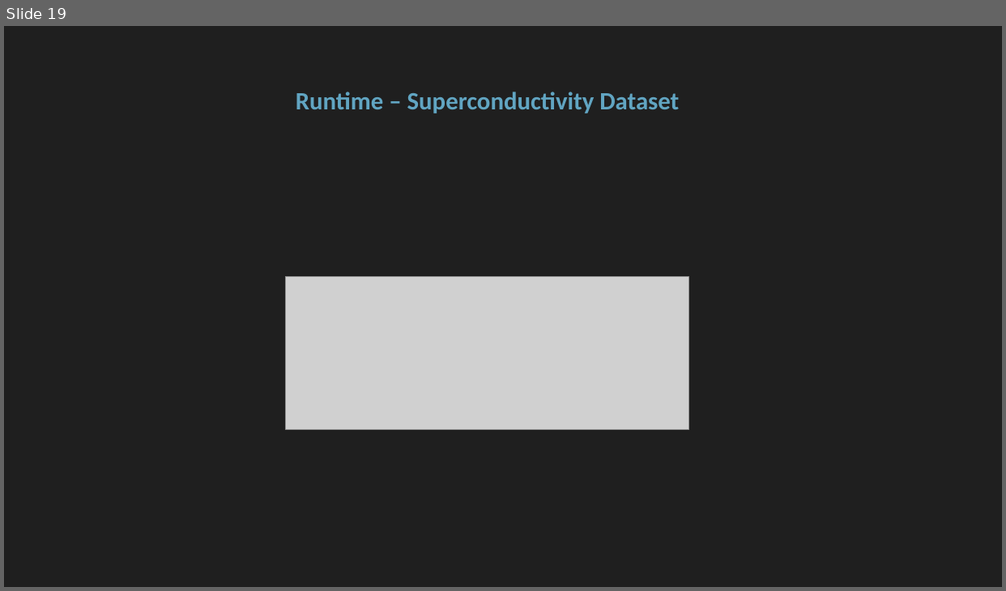
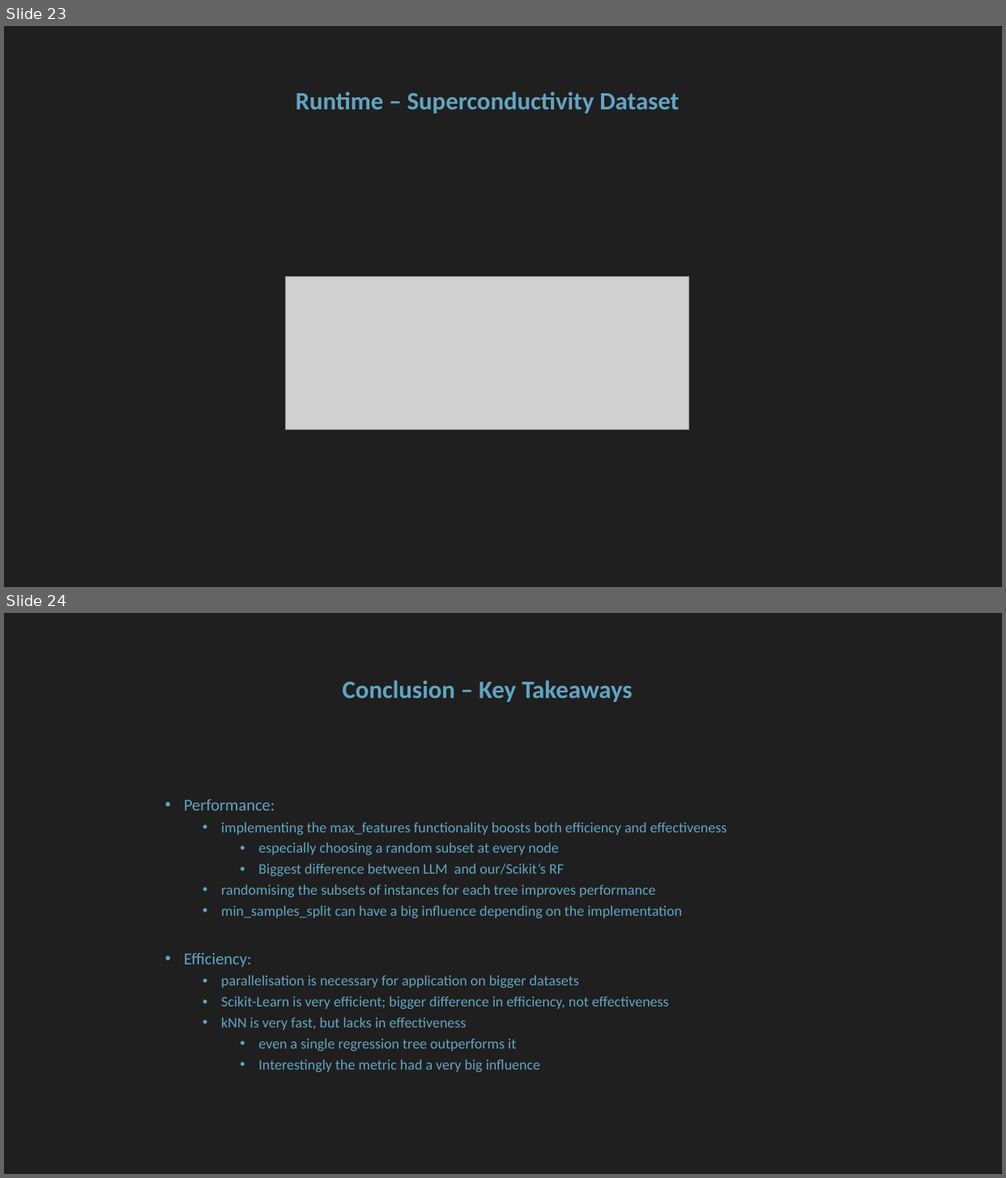
Before and after one commit to floengl/Machine-Learning, a slide deck: Exercise_2/Exercie2_slides.pptx. Shown one above the other, each under a label of ours: slide 19 before the commit, slides 23 and 24 after it. The pictures are 1006x591 and 1006x1178 pixels, drawn with LibreOffice and Linux fonts; fonts in the diff are those of the drawing; grey boxes stand for pictures. Boxes give left, top, right and bottom in pixels: in the first picture for what was removed or moved away, otherwise in the second. Text is boxed around its words. In the diff, an @@ line names an element or a change of style, - is before the commit and + after.

```diff
--- a/Exercise_2/Exercie2_slides.pptx
+++ b/Exercise_2/Exercie2_slides.pptx
@@ slide 24 added at [4,613,1002,1174], background #1F1F1F @@
@@ title added at [343,680,632,702], 24 pt, text #61A5C2, bold @@
+Conclusion – Key Takeaways
@@ text added at [184,799,727,1072], 14 pt, text #61A5C2 @@
+• Performance:
+  • implementing the max_features functionality boosts both efficiency and effectiveness
+    • especially choosing a random subset at every node
+    • Biggest difference between LLM and our/Scikit’s RF
+  • randomising the subsets of instances for each tree improves performance
+  • min_samples_split can have a big influence depending on the implementation
+• Efficiency:
+  • parallelisation is necessary for application on bigger datasets
+  • Scikit-Learn is very efficient; bigger difference in efficiency, not effectiveness
+  • kNN is very fast, but lacks in effectiveness
+    • even a single regression tree outperforms it
+    • Interestingly the metric had a very big influence
@@ what was slide 19 is now slide 23 @@
```
Also in this commit, not shown: 2 slides changed, 3 other slides added.
